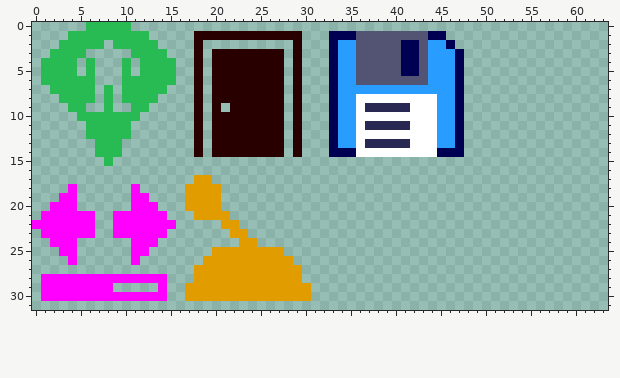
Edited in one commit: pixel-art file (interactables/level_design_symbols.aseprite). Above is the file before it was changed.
64x32 pixels, 1 frame.
New version:
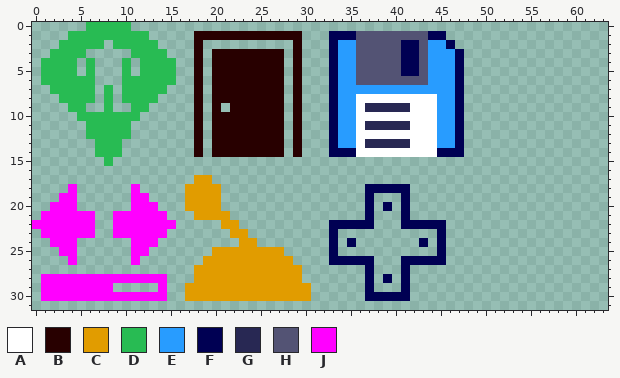
Palette (. is transparent): A #ffffff  B #280000  C #e19c00  D #28bb53  E #289cff  F #000053  G #282853  H #535374  J #ff00ff
The exact change:
Layer "Floppy":
y 18: x 37..41 ..... -> FFFFF
y 19: x 37 . -> F; x 41 . -> F
y 20: x 37 . -> F; x 39 . -> F; x 41 . -> F
y 21: x 37 . -> F; x 41 . -> F
y 22: x 33..37 ..... -> FFFFF; x 41..45 ..... -> FFFFF
y 23: x 33 . -> F; x 45 . -> F
y 24: x 33 . -> F; x 35 . -> F; x 43 . -> F; x 45 . -> F
y 25: x 33 . -> F; x 45 . -> F
y 26: x 33..37 ..... -> FFFFF; x 41..45 ..... -> FFFFF
y 27: x 37 . -> F; x 41 . -> F
y 28: x 37 . -> F; x 39 . -> F; x 41 . -> F
y 29: x 37 . -> F; x 41 . -> F
y 30: x 37..41 ..... -> FFFFF
Pixel boxes of the changes (left, top, right, bottom) in both pictures:
added: (329, 184, 446, 301)
